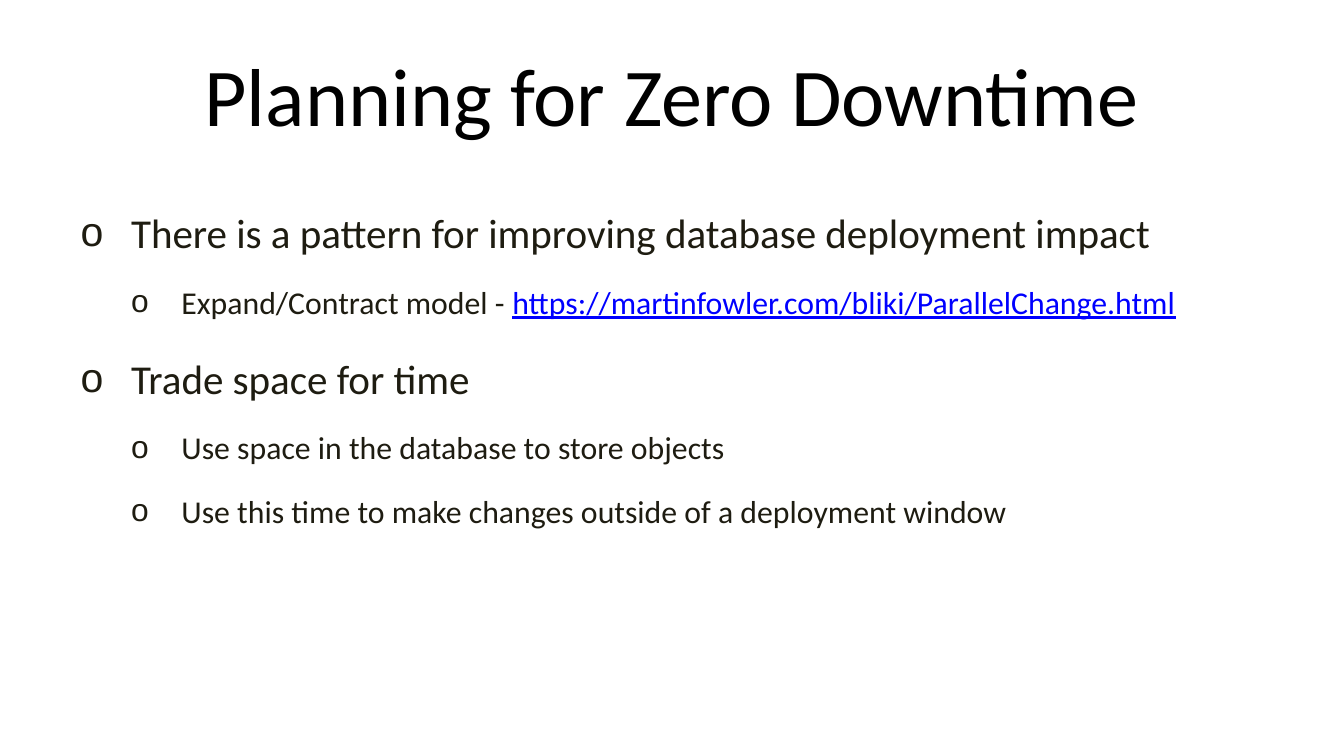
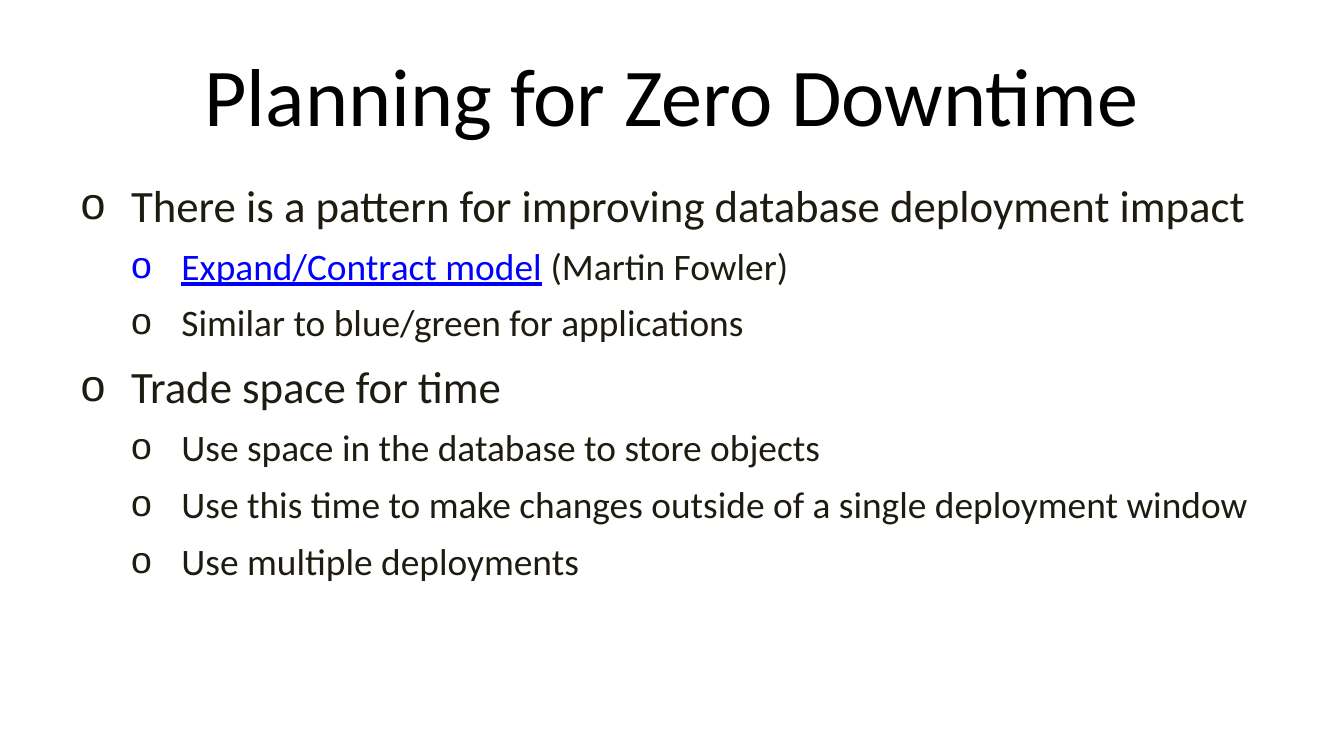
Before and after one commit to way0utwest/ZeroDowntime, a slide deck: slide 8 of VSLive_LasVegas2023_W19_ArchitectZeroDowntime.pptx. Drawn at 1344x756 pixels with LibreOffice and Linux fonts; fonts in the diff are those of the drawing; background and template pictures are left out. Boxes give left, top, right and bottom in pixels: in the first picture for what was removed or moved away, otherwise in the second. Text is boxed around its words. In the diff, an @@ line names an element or a change of style, - is before the commit and + after.

Commit message:
Updated slides with better fonts

```diff
--- a/VSLive_LasVegas2023_W19_ArchitectZeroDowntime.pptx
+++ b/VSLive_LasVegas2023_W19_ArchitectZeroDowntime.pptx
@@ text "There is a pattern for ...": place and size @@
-text "There is a pattern for ..." at box(131, 219, 1175, 529)
+text "There is a pattern for ..." at box(131, 191, 1248, 581)
@@ text at box(131, 191, 1245, 468): size 22 to 24 pt in "There is a pattern for improving database ...", "Trade space for time"; size 17 to 20 pt in "Use space in the database to store ..."; line spacing 1.5 to 1.1 @@
@@ text at box(181, 253, 789, 343): text changed; size 17 to 20 pt; text colour #0000FF to #1E1C11 @@
-  o Expand/Contract model - https://martinfowler.com/bliki/ParallelChange.html
+  o Expand/Contract model (Martin Fowler)
+  o Similar to blue/green for applications
@@ text at box(181, 492, 1248, 581): text changed; size 17 to 20 pt @@
-  o Use this time to make changes outside of a deployment window
+  o Use this time to make changes outside of a single deployment window
+  o Use multiple deployments
```
Also in this commit, not shown: 10 other slides changed, 1 slide added.
